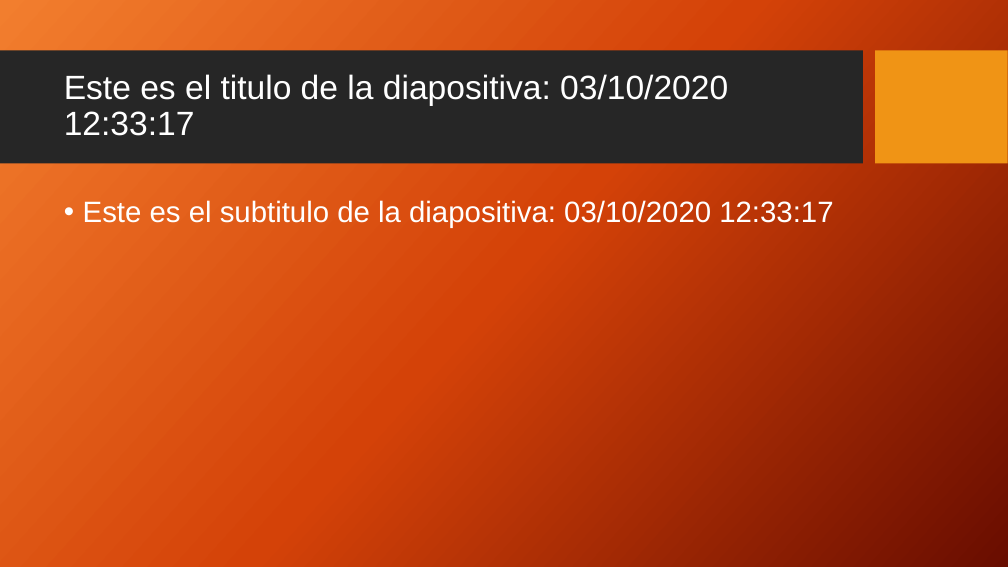
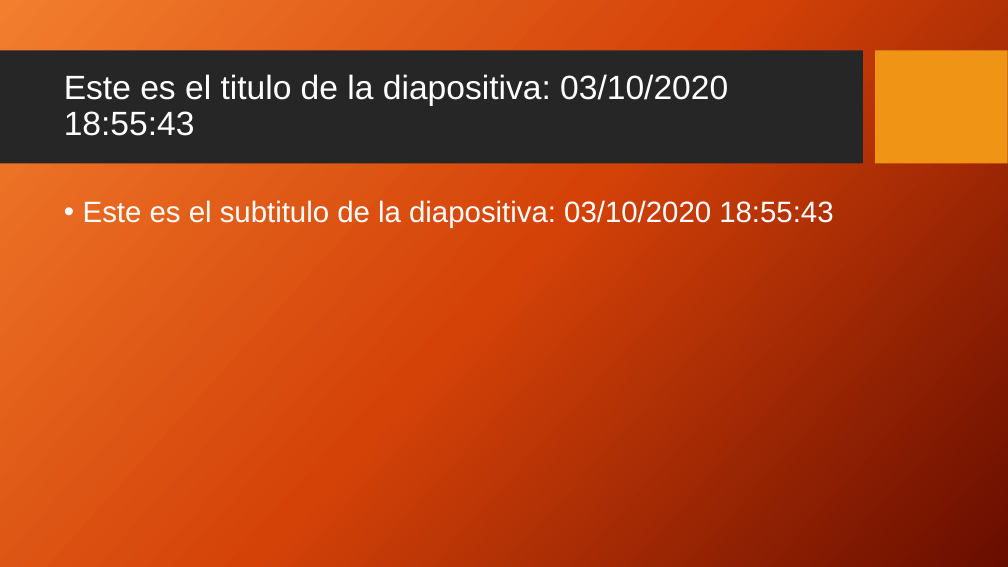
Before and after one commit to efrainmejiasc/OpenXmlDocumentFormatPPT, a slide deck: slide 1 of OpenXmlDocumentFormatPPT/OpenXmlDocumentFormatPPT/TemplatePPT/Plantilla1.pptx. Drawn at 1008x567 pixels with LibreOffice and Linux fonts; fonts in the diff are those of the drawing; background and template pictures are left out. Boxes give left, top, right and bottom in pixels: in the first picture for what was removed or moved away, otherwise in the second. Text is boxed around its words. In the diff, an @@ line names an element or a change of style, - is before the commit and + after.

```diff
--- a/OpenXmlDocumentFormatPPT/OpenXmlDocumentFormatPPT/TemplatePPT/Plantilla1.pptx
+++ b/OpenXmlDocumentFormatPPT/OpenXmlDocumentFormatPPT/TemplatePPT/Plantilla1.pptx
@@ title at box(64, 74, 728, 136): text changed @@
-Este es el titulo de la diapositiva: 03/10/2020 12:33:17
+Este es el titulo de la diapositiva: 03/10/2020 18:55:43
@@ text at box(83, 200, 833, 228): text changed @@
-• Este es el subtitulo de la diapositiva: 03/10/2020 12:33:17
+• Este es el subtitulo de la diapositiva: 03/10/2020 18:55:43
```
